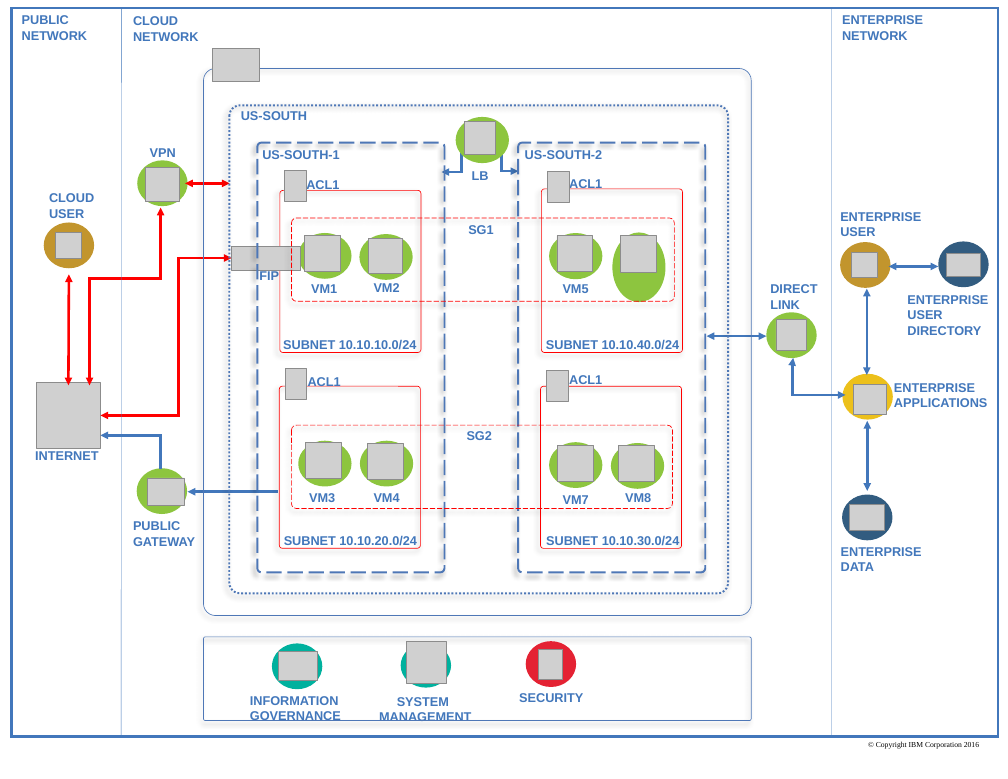
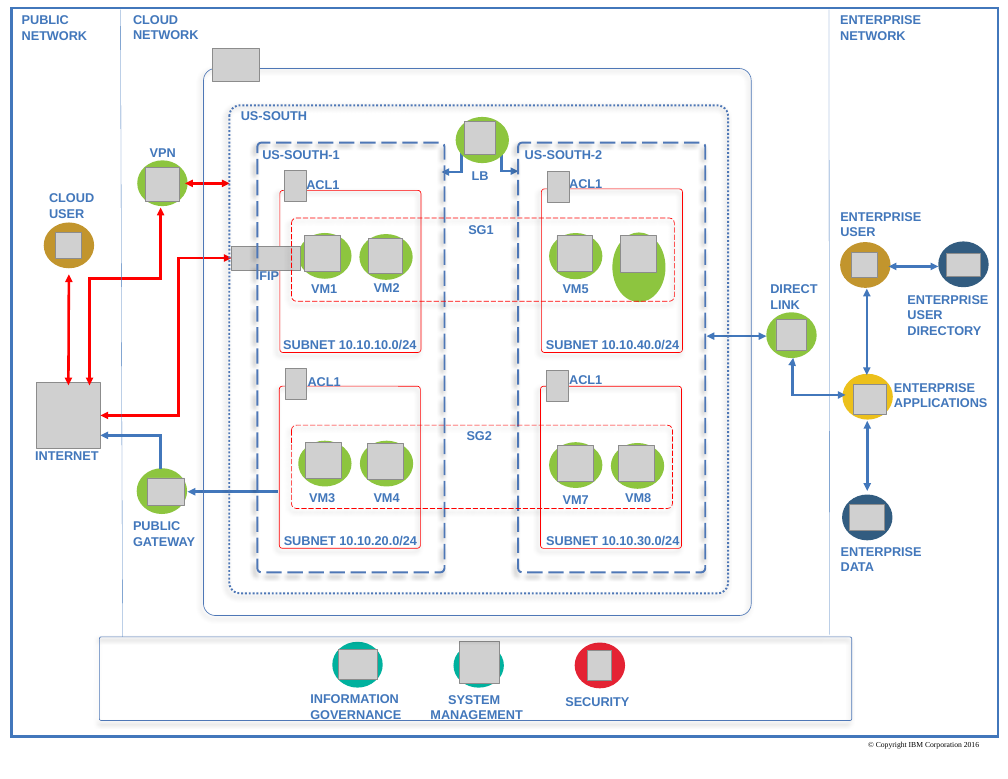
Before and after one commit to ibm-cloud-architecture/ibm-cloud-stencils, a slide deck: slide 2 of powerpoint/templates/VirtualPrivateCloudEditablePPT.pptx. Drawn at 1008x779 pixels with LibreOffice and Linux fonts; fonts in the diff are those of the drawing; grey boxes stand for pictures. Boxes give left, top, right and bottom in pixels: in the first picture for what was removed or moved away, otherwise in the second. Text is boxed around its words. In the diff, an @@ line names an element or a change of style, - is before the commit and + after.

Commit message:
minor

```diff
--- a/powerpoint/templates/VirtualPrivateCloudEditablePPT.pptx
+++ b/powerpoint/templates/VirtualPrivateCloudEditablePPT.pptx
@@ line moved from (121, 737) - (121, 8) to (123, 637) - (121, 9) @@
@@ line moved from (831, 737) - (831, 8) to (829, 635) - (829, 10) @@
@@ rounded rectangle: place and size @@
-rounded rectangle at [203, 637, 751, 720]
+rounded rectangle at [99, 637, 851, 720]
@@ 1 picture, 1 text, 1 freeform shape: place and size @@
-1 picture, 1 text, 1 freeform shape at [250, 643, 341, 721]
+1 picture, 1 text, 1 freeform shape at [310, 641, 401, 721]
@@ freeform shape: place and size @@
-freeform shape at [400, 643, 451, 687]
+freeform shape at [454, 643, 504, 687]
@@ picture: place and size @@
-picture at [407, 641, 447, 684]
+picture at [460, 641, 500, 684]
@@ 1 picture, 1 text, 1 freeform shape: place and size @@
-1 picture, 1 text, 1 freeform shape at [379, 641, 576, 721]
+1 picture, 1 text, 1 freeform shape at [430, 642, 625, 721]
@@ text "SECURITY": place and size @@
-text "SECURITY" at [519, 693, 583, 702]
+text "SECURITY" at [565, 697, 629, 706]
```
